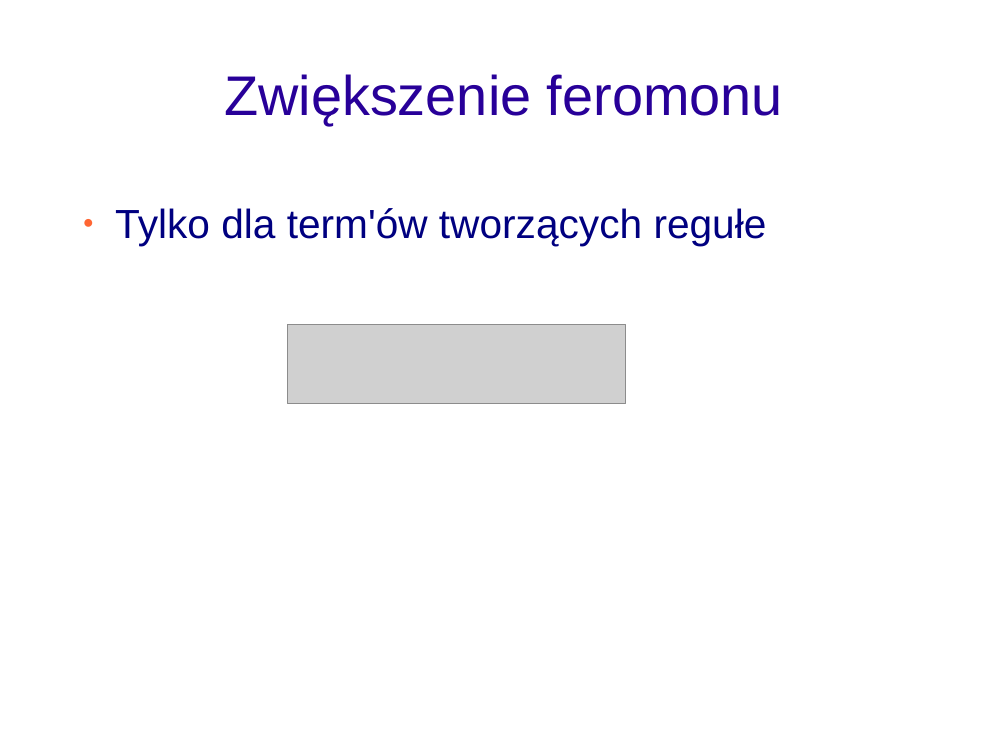
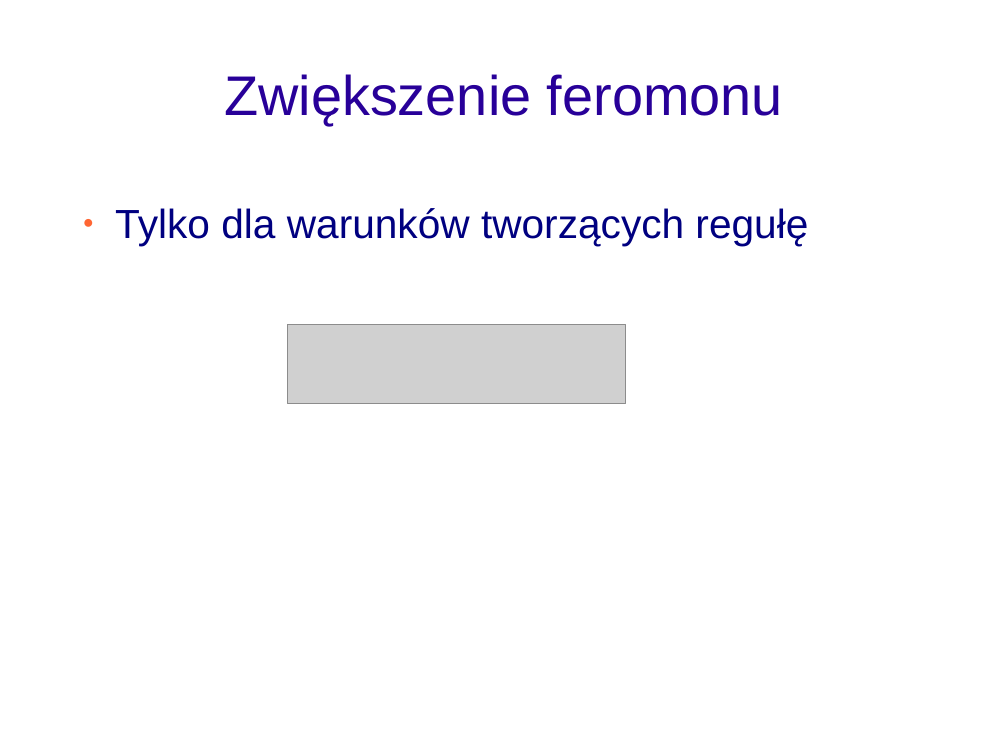
Before and after one commit to adriansidor/antminer, a slide deck: slide 17 of prezentacja_pracy_magisterskiej.odp (slide 16 before the commit). Drawn at 1008x756 pixels with LibreOffice and Linux fonts; fonts in the diff are those of the drawing; grey boxes stand for pictures; background and template pictures are left out. Boxes give left, top, right and bottom in pixels: in the first picture for what was removed or moved away, otherwise in the second. Text is boxed around its words. In the diff, an @@ line names an element or a change of style, - is before the commit and + after.

```diff
--- a/prezentacja_pracy_magisterskiej.odp
+++ b/prezentacja_pracy_magisterskiej.odp
@@ text at (x1=115, y1=208, x2=808, y2=246): text changed @@
-● Tylko dla term'ów tworzących regułe
+● Tylko dla warunków tworzących regułę
```
Also in this commit, not shown: 16 other slides changed, 5 slides added, 7 slides removed, 1 other file.
